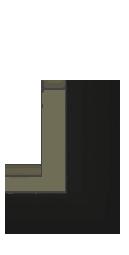
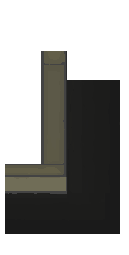
Comparing the layer stacks of the two 129 x 255 images. Changes:
added layer "Layer 28" in group "Group 2" over box(9, 51, 68, 194)
